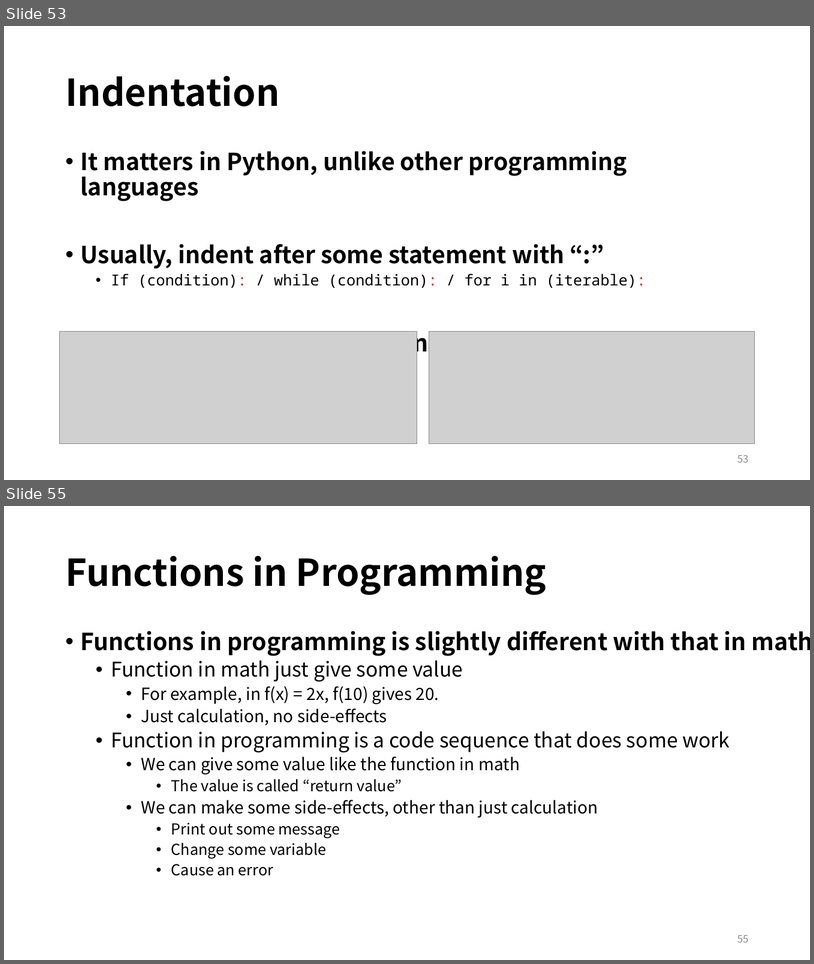
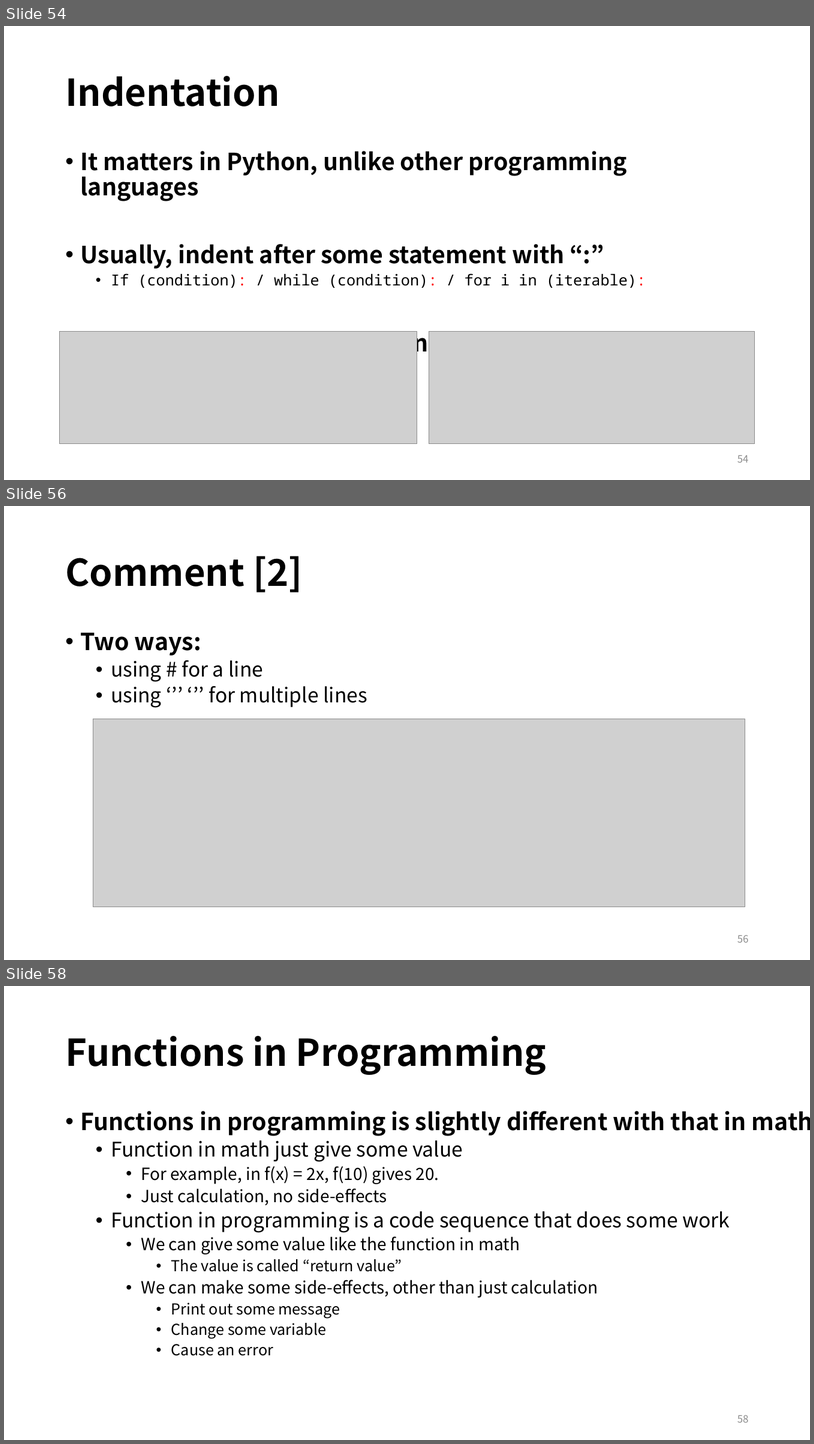
Before and after one commit to EunSeong-Park/EunSeong-Park.github.io, a slide deck: contents/2020_ITinerary/assets/session_1/preclass.pptx. Shown one above the other, each under a label of ours: slides 53 and 55 before the commit, slides 54, 56 and 58 after it; the slides between them are not shown. The pictures are 814x964 and 814x1444 pixels, drawn with LibreOffice and Linux fonts; fonts in the diff are those of the drawing; grey boxes stand for pictures. Boxes give left, top, right and bottom in pixels: in the first picture for what was removed or moved away, otherwise in the second. Text is boxed around its words. In the diff, an @@ line names an element or a change of style, - is before the commit and + after.

```diff
--- a/contents/2020_ITinerary/assets/session_1/preclass.pptx
+++ b/contents/2020_ITinerary/assets/session_1/preclass.pptx
@@ slide 56 added at box(4, 506, 810, 960), background #FFFFFF @@
@@ title added at box(65, 556, 303, 592), 44 pt, text #000000, bold @@
+Comment [2]
@@ text added at box(81, 633, 368, 708), 24 pt, text #000000 @@
+• Two ways:
+  • using # for a line
+  • using ‘’’ ‘’’ for multiple lines
@@ picture added at box(93, 719, 746, 906) @@
@@ page number added at box(738, 934, 749, 942), 12 pt, text #8C8C8C @@
+56
@@ what was slide 53 is now slide 54 @@
@@ page number at box(738, 455, 749, 462): text changed @@
-53
+54
@@ what was slide 55 is now slide 58 @@
@@ page number at box(738, 1414, 749, 1422): text changed @@
-55
+58
```
Also in this commit, not shown: 2 other slides added, 3 other files.
